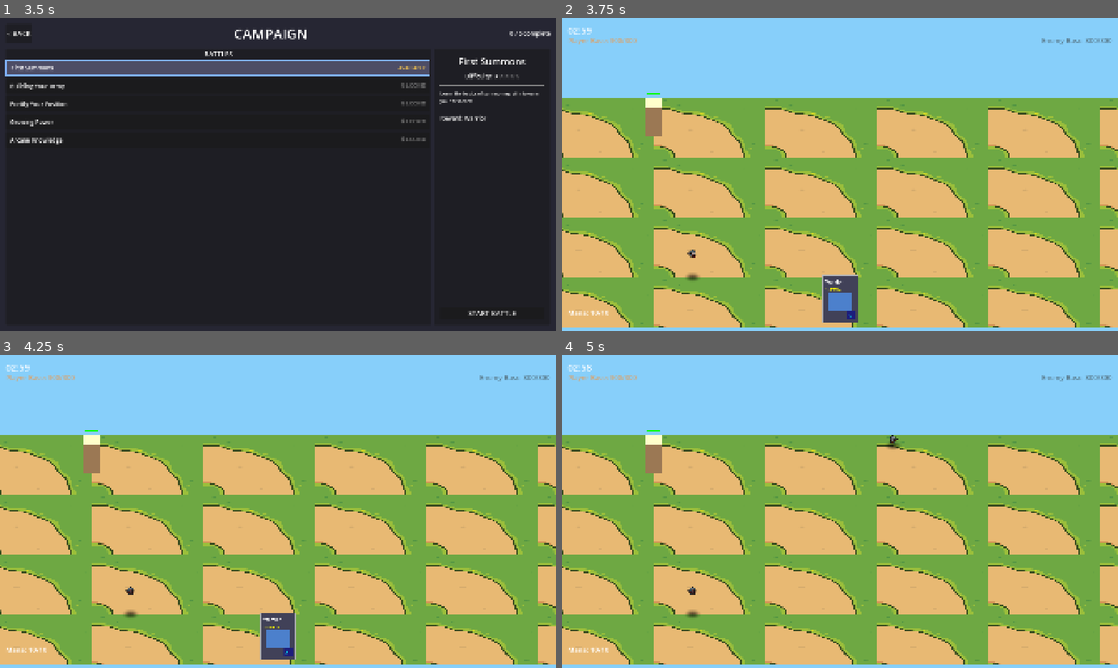
Above: before the commit, frames 1-4 (two rows, left to right).
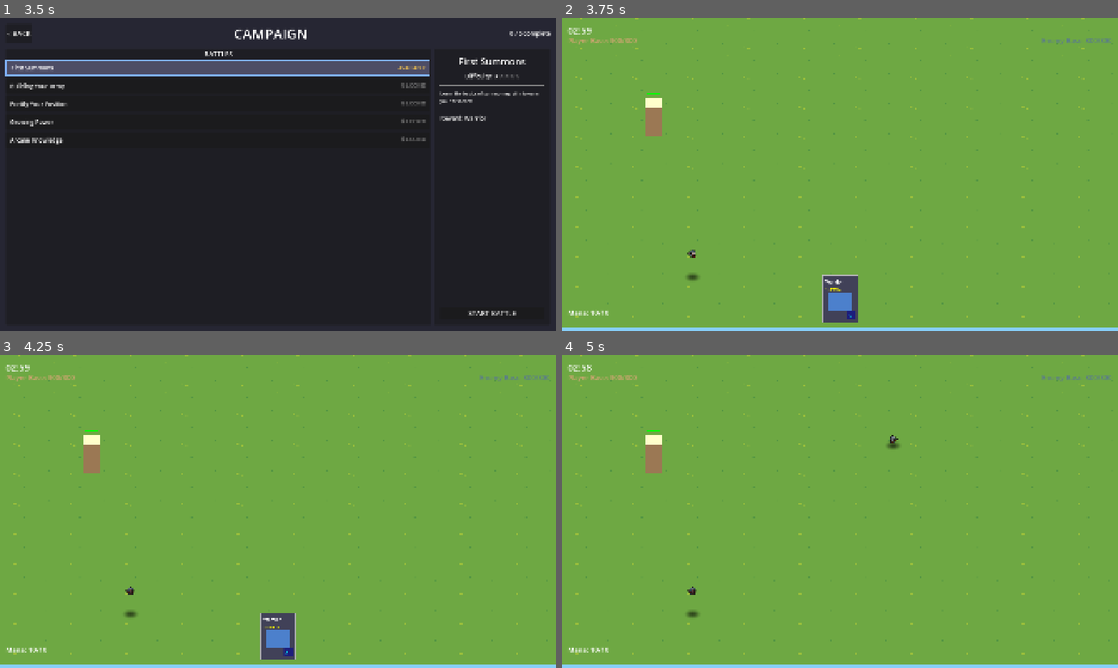
Above: after the commit, the same moments.

Repository: amari-charles/project-summoner
Game: Godot game, scene res://scenes/ui/main_menu.tscn
The game is run twice, just before and just after one commit, with the same random seed, the same clock (stepped at 60 frames per second) and the same inputs.
Inputs (mouse positions are in pixels of both pictures, inside the frame that each line leads up to):
- Up to frame 1 (3.5 s): click "PLAY" at 0.5 s; click "SELECT" at 1.25 s; click "CHOOSE WARRIOR" at 2 s; click (216, 68) at 2.75 s
- Up to frame 2 (3.75 s): click "START BATTLE" at 3.5 s
- Up to frame 3 (4.25 s): no input
- Up to frame 4 (5 s): tap Enter at 4.25 s; drag from (840, 636) to (895, 442) at 4.27 s

Frame 1 is identical in both runs. In frame 2, 65% of the frame differs, in the area x 0-100%, y 0-99%; in frame 3, 65%; in frame 4, 65%.

Commit message:
Update battlefield ground: 2x larger with smaller tiles
Changes:
- Texture: Ground_36 → Ground_43
- Plane size: 127×71.5 → 254×143 (2x width and length)
- UV scale: Vector3(10, 6, 1) → Vector3(40, 24, 1) (4x tile density)

Result:
- Battlefield area doubled in both dimensions
- Individual tiles appear 1/4 the size (more numerous, finer detail)
- Ground_43 grass texture provides better visual

🤖 Generated with [Claude Code](https://claude.com/claude-code)

Co-Authored-By: Claude <noreply@anthropic.com>

Diff:
--- a/scenes/battlefield/base_battlefield_3d.tscn
+++ b/scenes/battlefield/base_battlefield_3d.tscn
@@ -1,17 +1,17 @@
 [gd_scene load_steps=5 format=3 uid="uid://cm2j43v0j4iiv"]
 
 [ext_resource type="Script" path="res://scripts/battlefield/base_battlefield_3d.gd" id="1_script"]
-[ext_resource type="Texture2D" path="res://assets/tilesets/summer_tileset/PNG/Top-Down Simple Summer_Ground 36.png" id="2_background"]
+[ext_resource type="Texture2D" path="res://assets/tilesets/summer_tileset/PNG/Top-Down Simple Summer_Ground 43.png" id="2_background"]
 
 [sub_resource type="StandardMaterial3D" id="StandardMaterial3D_background"]
 albedo_texture = ExtResource("2_background")
 texture_filter = 0
-uv1_scale = Vector3(10, 6, 1)
+uv1_scale = Vector3(40, 24, 1)
 shading_mode = 0
 cull_mode = 2
 
 [sub_resource type="PlaneMesh" id="PlaneMesh_background"]
-size = Vector2(127, 71.5)
+size = Vector2(254, 143)
 
 [sub_resource type="Environment" id="Environment_1"]
 background_mode = 1
